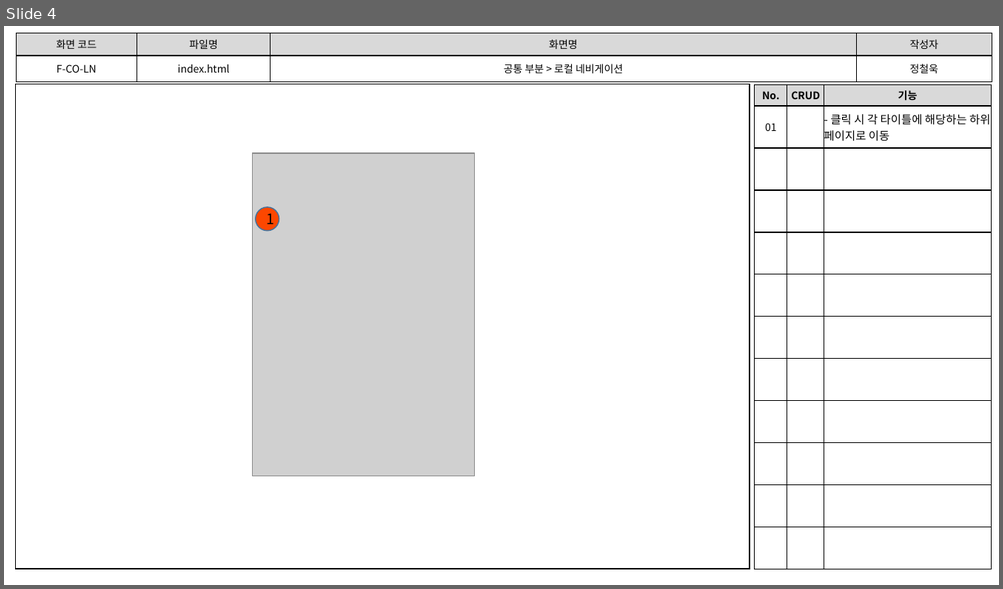
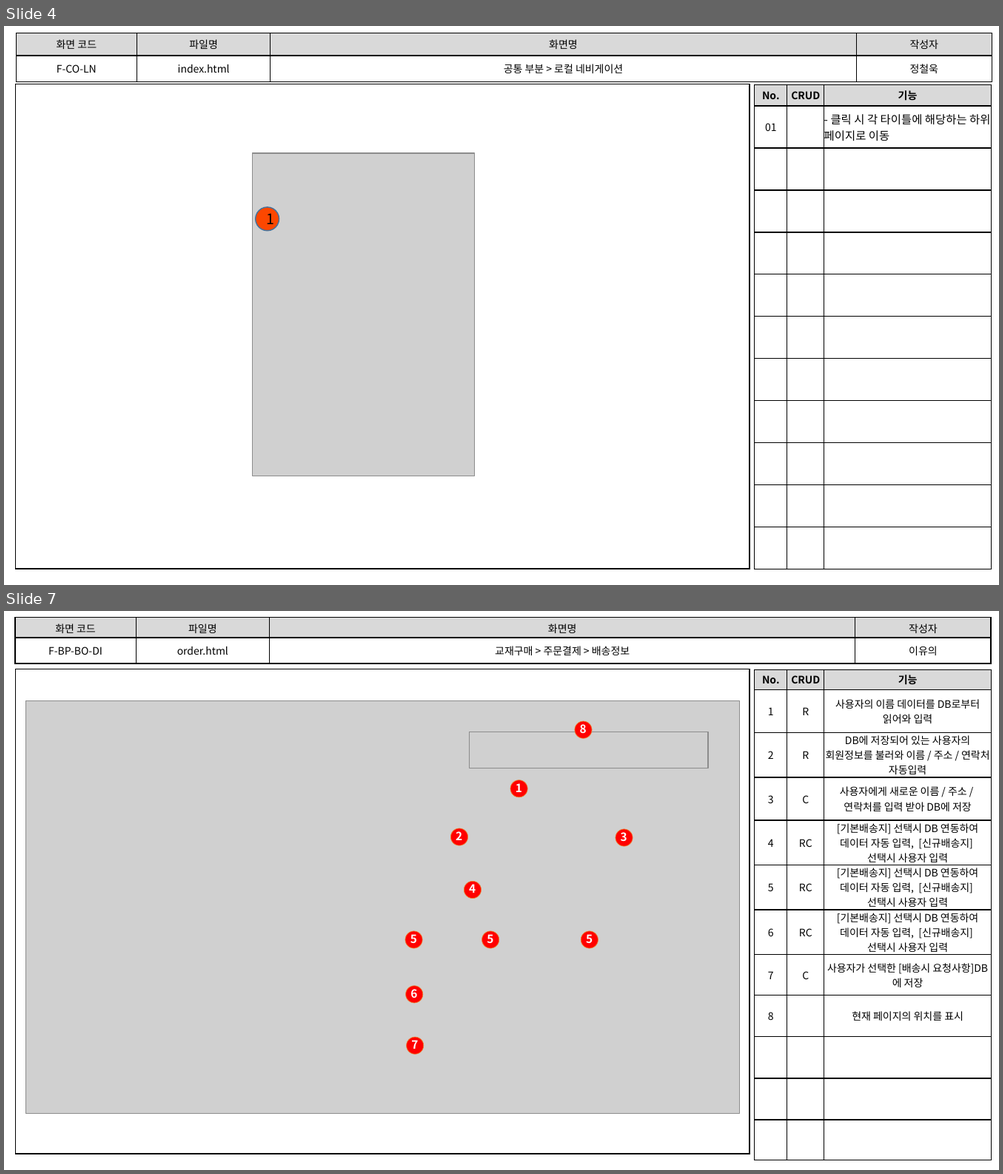
Before and after one commit to index506/cosmo6th_3thGroup, a slide deck: Text/02.화면설계도/3th_Project_화면 설계도(09.23).pptx. Shown one above the other, each under a label of ours: slide 4 before the commit, slides 4 and 7 after it; the slides between them are not shown. The pictures are 1003x589 and 1003x1174 pixels, drawn with LibreOffice and Linux fonts; fonts in the diff are those of the drawing; grey boxes stand for pictures. Boxes give left, top, right and bottom in pixels: in the first picture for what was removed or moved away, otherwise in the second. Text is boxed around its words. In the diff, an @@ line names an element or a change of style, - is before the commit and + after.

```diff
--- a/Text/02.화면설계도/3th_Project_화면 설계도(09.23).pptx
+++ b/Text/02.화면설계도/3th_Project_화면 설계도(09.23).pptx
@@ slide 7 added at box(4, 611, 999, 1170), background #FFFFFF @@
@@ table added at box(15, 618, 991, 664), 2 rows, 4 columns @@
+화면 코드 | 파일명 | 화면명 | 작성자
+F-BP-BO-DI | order.html | 교재구매 > 주문결제 > 배송정보 | 이유의
@@ rectangle added at box(16, 669, 750, 1154), outline #000000 1 pt @@
@@ table added at box(754, 670, 992, 1153), 12 rows, 3 columns @@
+No. | CRUD | 기능
+1 | R | 사용자의 이름 데이터를 DB로부터 읽어와 입력
+2 | R | DB에 저장되어 있는 사용자의 회원정보를 불러와 이름 / 주소 / 연락처 자동입력
+3 | C | 사용자에게 새로운 이름 / 주소 / / 연락처를 입력 받아 DB에 저장
+4 | RC | [기본배송지] 선택시 DB 연동하여 데이터 자동 입력, [신규배송지] / 선택시 사용자 입력
+5 | RC | [기본배송지] 선택시 DB 연동하여 데이터 자동 입력, [신규배송지] / 선택시 사용자 입력
+6 | RC | [기본배송지] 선택시 DB 연동하여 데이터 자동 입력, [신규배송지] / 선택시 사용자 입력
+7 | C | 사용자가 선택한 [배송시 요청사항]DB에 저장
+8 |  | 현재 페이지의 위치를 표시
+ |  | 
+ |  | 
+ |  | 
@@ picture added at box(26, 701, 740, 1114) @@
@@ ellipse added at box(575, 721, 592, 738), fill #FF0000, outline #ED7D31 0.5 pt @@
@@ picture added at box(469, 732, 708, 768) @@
@@ text added at box(580, 724, 586, 733), 11 pt, text #FFFFFF, bold @@
+8
@@ ellipse added at box(511, 780, 528, 797), fill #FF0000, outline #ED7D31 0.5 pt @@
@@ text added at box(515, 780, 522, 792), 11 pt, text #FFFFFF, bold @@
+1
@@ ellipse added at box(451, 829, 468, 846), fill #FF0000, outline #ED7D31 0.5 pt @@
@@ text added at box(455, 829, 462, 840), 11 pt, text #FFFFFF, bold @@
+2
@@ ellipse added at box(615, 829, 632, 847), fill #FF0000, outline #ED7D31 0.5 pt @@
@@ text added at box(620, 832, 627, 841), 11 pt, text #FFFFFF, bold @@
+3
@@ ellipse added at box(464, 881, 481, 898), fill #FF0000, outline #ED7D31 0.5 pt @@
@@ text added at box(469, 882, 475, 893), 11 pt, text #FFFFFF, bold @@
+4
@@ ellipse added at box(405, 932, 423, 949), fill #FF0000, outline #ED7D31 0.5 pt @@
@@ text added at box(410, 934, 417, 943), 11 pt, text #FFFFFF, bold @@
+5
@@ ellipse added at box(481, 932, 498, 949), fill #FF0000, outline #ED7D31 0.5 pt @@
@@ text added at box(486, 932, 493, 943), 11 pt, text #FFFFFF, bold @@
+5
@@ ellipse added at box(580, 932, 598, 949), fill #FF0000, outline #ED7D31 0.5 pt @@
@@ text added at box(586, 934, 592, 943), 11 pt, text #FFFFFF, bold @@
+5
@@ ellipse added at box(405, 986, 423, 1003), fill #FF0000, outline #ED7D31 0.5 pt @@
@@ text added at box(410, 989, 417, 998), 11 pt, text #FFFFFF, bold @@
+6
@@ ellipse added at box(406, 1038, 424, 1055), fill #FF0000, outline #ED7D31 0.5 pt @@
@@ text added at box(411, 1038, 418, 1049), 11 pt, text #FFFFFF, bold @@
+7
```
Also in this commit, not shown: 6 other slides added, 5 other files.
